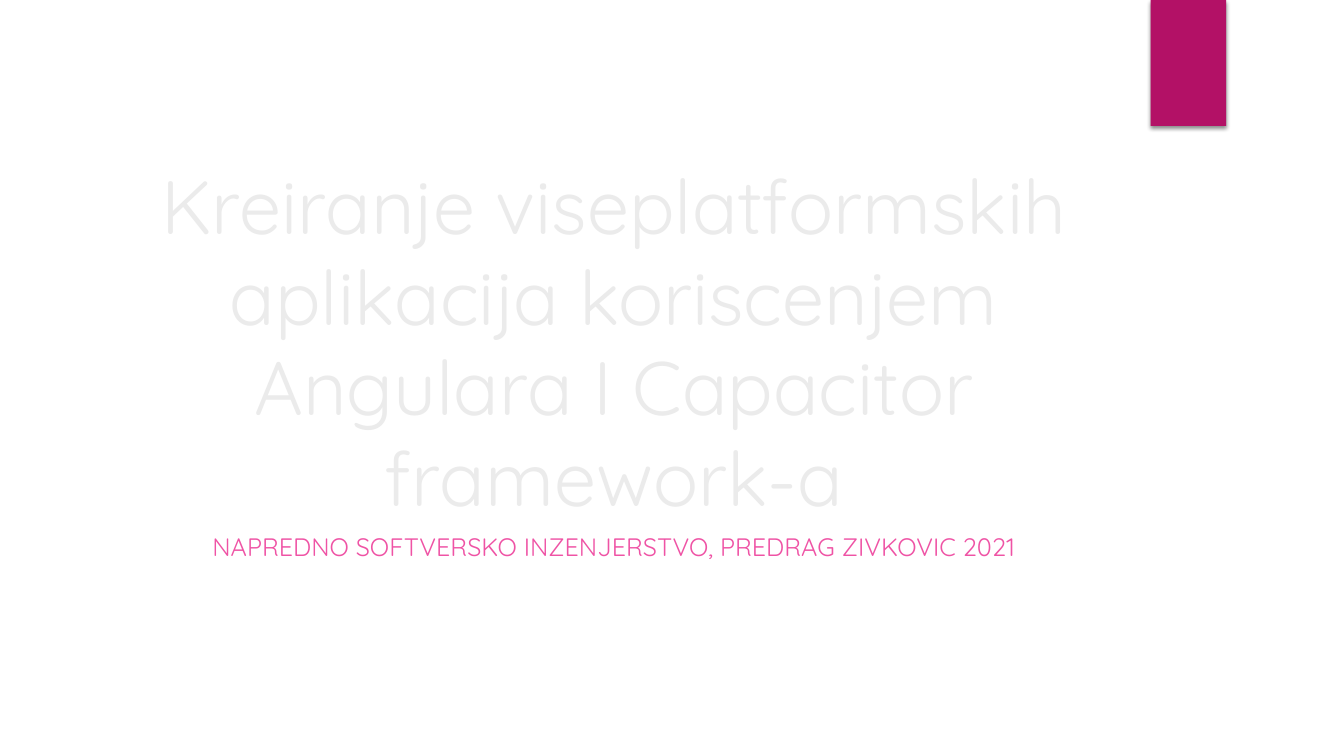
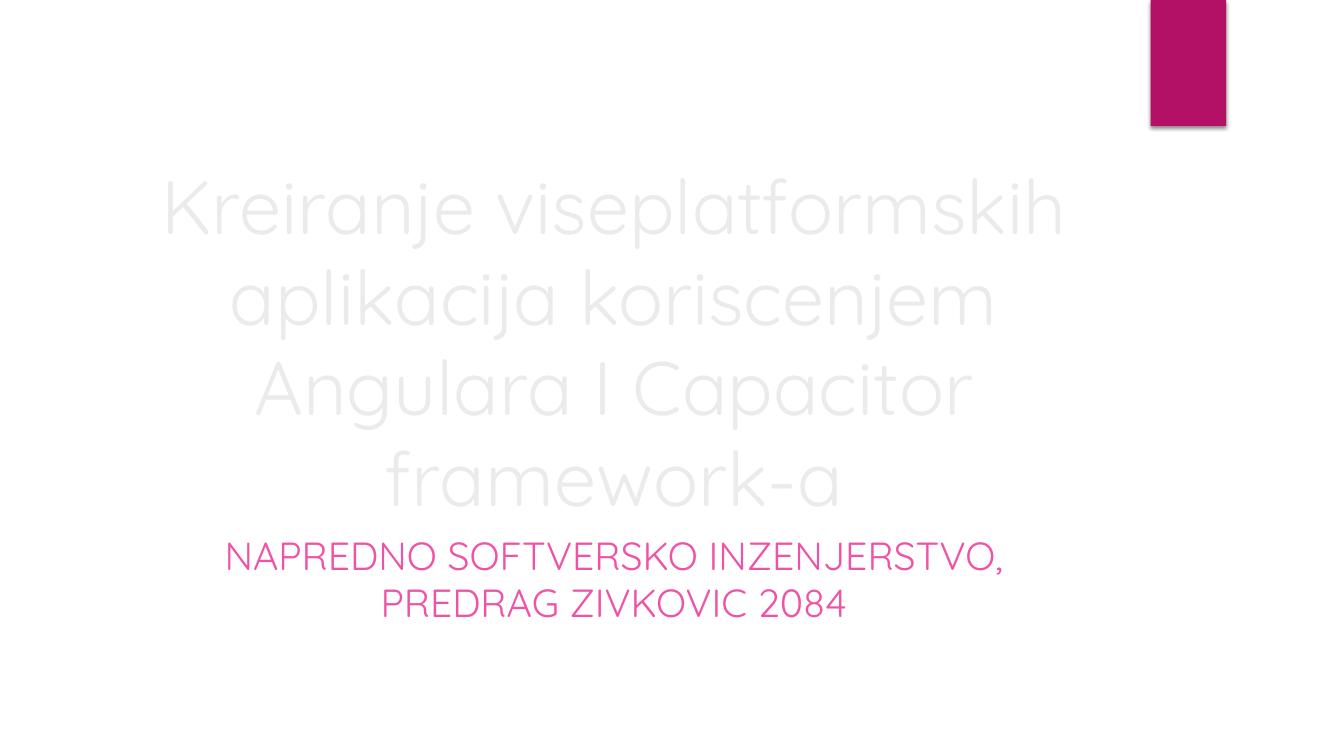
Before and after one commit to gopex01/NaprednoSW, a slide deck: slide 1 of NaprednoSWEPrez2.pptx. Drawn at 1344x756 pixels with LibreOffice and Linux fonts; fonts in the diff are those of the drawing; background and template pictures are left out. Boxes give left, top, right and bottom in pixels: in the first picture for what was removed or moved away, otherwise in the second. Text is boxed around its words. In the diff, an @@ line names an element or a change of style, - is before the commit and + after.

```diff
--- a/NaprednoSWEPrez2.pptx
+++ b/NaprednoSWEPrez2.pptx
@@ subtitle at <box>225,542,1003,618</box>: text changed; size 18 to 28 pt @@
-NAPREDNO SOFTVERSKO INZENJERSTVO, PREDRAG ZIVKOVIC 2021
+NAPREDNO SOFTVERSKO INZENJERSTVO, PREDRAG ZIVKOVIC 2084
```
Also in this commit, not shown: 5 other slides changed, 3 slides added, 1 slide removed.
